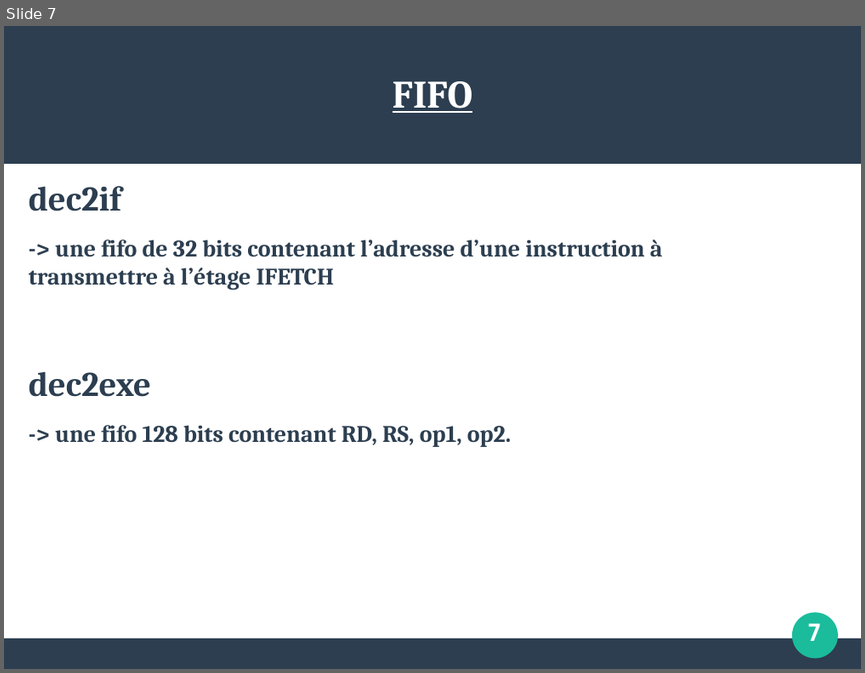
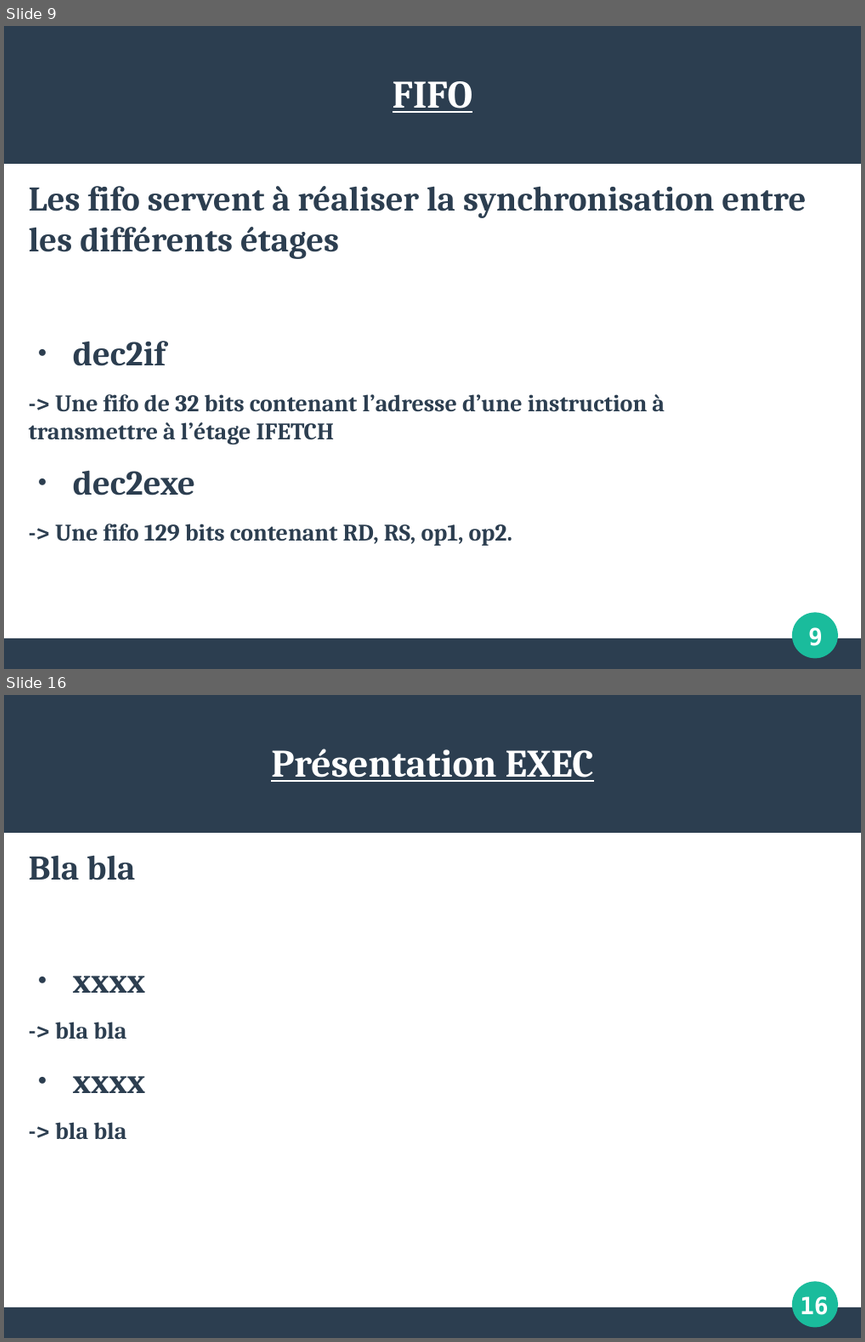
Before and after one commit to maximouth/VHDL, a slide deck: presentation1.odp. Shown one above the other, each under a label of ours: slide 7 before the commit, slides 9 and 16 after it; the slides between them are not shown. The pictures are 865x673 and 865x1342 pixels, drawn with LibreOffice and Linux fonts; fonts in the diff are those of the drawing. Boxes give left, top, right and bottom in pixels: in the first picture for what was removed or moved away, otherwise in the second. Text is boxed around its words. In the diff, an @@ line names an element or a change of style, - is before the commit and + after.

```diff
--- a/presentation1.odp
+++ b/presentation1.odp
@@ slide 16 added at box(4, 695, 861, 1338), background #FFFFFF; not listed: 3 template elements that a slide beside it also shows @@
@@ title added at box(271, 749, 594, 782), 36 pt, text #FFFFFF, bold, underline @@
+Présentation EXEC
@@ text added at box(29, 855, 145, 1139), 22 pt, text #2C3E50, bold @@
+Bla bla
+● xxxx
+-> bla bla
+● xxxx
+-> bla bla
@@ text added at box(800, 1296, 828, 1315), 22 pt, text #FFFFFF, bold @@
+16
@@ what was slide 7 is now slide 9 @@
@@ slide 9 changed as well @@
@@ text at box(29, 186, 806, 259): paragraph added @@
+Les fifo servent à réaliser la synchronisation entre les différents étages
@@ text at box(73, 340, 195, 495): bullet none to ● @@
@@ text at box(29, 394, 664, 444): text changed @@
--> une fifo de 32 bits contenant l’adresse d’une instruction à transmettre à l’étage IFETCH
+-> Une fifo de 32 bits contenant l’adresse d’une instruction à transmettre à l’étage IFETCH
@@ text at box(55, 523, 512, 545): text changed @@
--> une fifo 128 bits contenant RD, RS, op1, op2.
+-> Une fifo 129 bits contenant RD, RS, op1, op2.
@@ text removed at box(807, 623, 822, 641) @@
-7
@@ text added at box(808, 627, 823, 646), 22 pt, text #FFFFFF, bold @@
+9
```
Also in this commit, not shown: 10 other slides changed, 8 other slides added, 4 slides removed.
